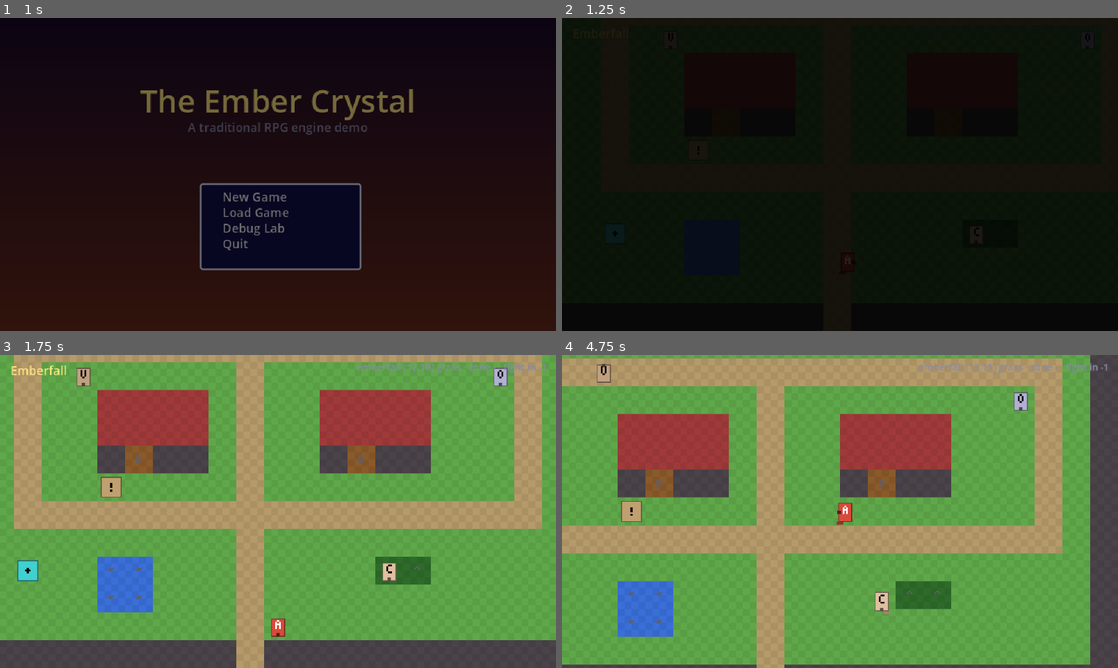
Above: before the commit, frames 1-4 (two rows, left to right).
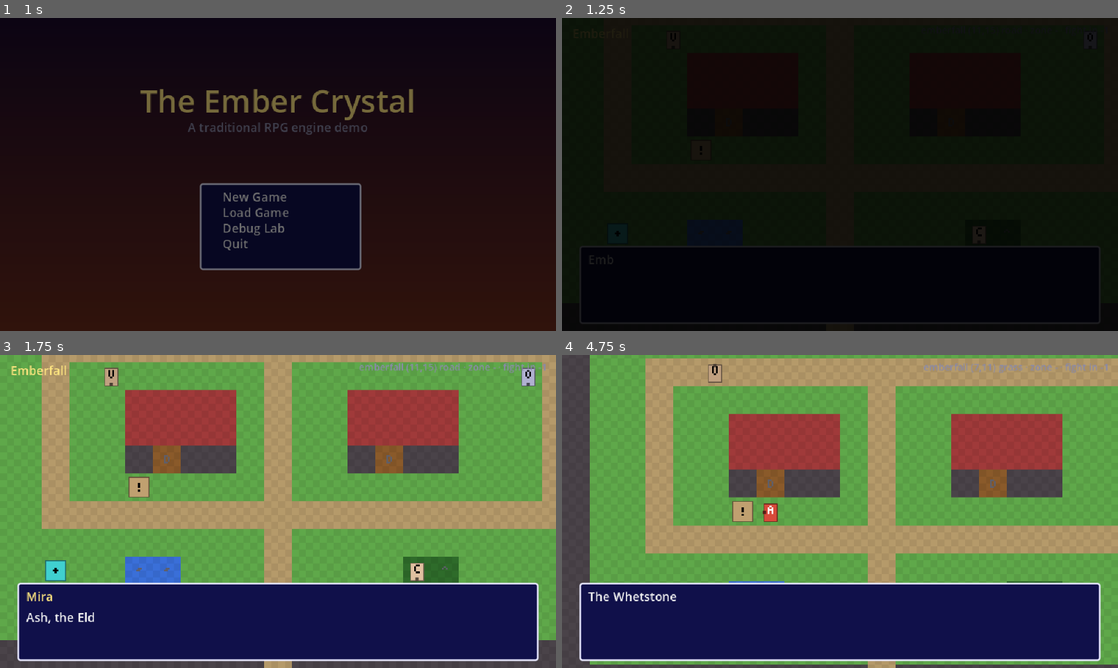
Above: after the commit, the same moments.

Repository: aschepis/the-ember-crystal
Game: Godot game, scene res://scenes/Boot.tscn
The game is run twice, just before and just after one commit, with the same random seed, the same clock (stepped at 60 frames per second) and the same inputs.
Inputs (mouse positions are in pixels of both pictures, inside the frame that each line leads up to):
- Up to frame 1 (1 s): tap Enter (ui_accept) at 0.5, 0.77, 0.8 s; move the mouse to (400, 158) at 0.52 s; hold Right (ui_right) from 0.53 s (still down); hold Shift (run) from 0.53 s (still down); click (400, 158) at 0.67 s
- Up to frame 2 (1.25 s): keep holding Right (ui_right); keep holding Shift (run); tap Enter (ui_accept) at 1.07 s
- Up to frame 3 (1.75 s): move the mouse to (166, 527) at 1.27 s; release Right (ui_right) at 1.28 s; release Shift (run) at 1.28 s; hold Down (ui_down) from 1.28 s (still down); tap Enter (ui_accept) at 1.35, 1.52 s; tap Shift (run) at 1.55 s
- Up to frame 4 (4.75 s): tap Enter (ui_accept) at 1.82, 2.3, 3.02, 3.32, 4.52 s; move the mouse to (895, 442) at 2.02 s; release Down (ui_down) at 2.03 s; hold Right (ui_right) 2.03-2.78 s; hold Shift (run) 2.03-2.78 s; move the mouse to (812, 574) at 2.77 s; hold Up (ui_up) 2.78-3.53 s; tap Keypad Enter at 2.85 s; click (812, 574) at 2.92 s; tap Shift (run) at 3.05, 4.55 s; move the mouse to (1006, 558) at 3.52 s; hold Enter (ui_accept) 3.53-4.28 s; hold Left (ui_left) from 3.53 s (still down); tap Space at 3.6 s; tap Escape (ui_cancel) at 4.15 s; move the mouse to (673, 464) at 4.27 s; tap Z at 4.35 s

Frame 1 is identical in both runs. In frame 2, 0.2% of the frame differs, in the area x 9-96%, y 4-81%; in frame 3, 49%; in frame 4, 63%, in the area x 0-100%, y 0-100%.

Commit message:
Fix defeat race, new-game intro, dead enemy fade; second screenshot tour
- start_battle triggers game over before fading back in and FieldScene no
  longer duplicates the check, so a load started right after a defeat sticks
- New Game intro runs via GameState.pending_event (the title scene is freed by
  replace_all before its coroutine could resume)
- Target picking no longer un-fades defeated enemies
- UITheme.fullscreen sizes scene roots without the anchor warning
- tests/screenshot_tour2.gd: title->new game, walking through a warp, chests,
  save points, a battle fought to victory, defeat -> game over -> load

Co-Authored-By: Claude Fable 5.1 <noreply@anthropic.com>

Diff:
--- a/data/config.json
+++ b/data/config.json
@@ -7,7 +7,8 @@
     "map": "emberfall",
     "x": 11,
     "y": 15,
-    "facing": "up"
+    "facing": "up",
+    "intro": "intro"
   },
   "debug_party": {
     "party": ["ash", "mira", "dorn", "vex"],
--- a/src/autoload/EventRunner.gd
+++ b/src/autoload/EventRunner.gd
@@ -224,9 +224,10 @@
 	var result: String = await scene.finished
 	await SceneStack.fade_out(0.2)
 	SceneStack.pop(result)
-	await SceneStack.fade_in(0.2)
+	# Game over must replace the stack before the fade so nothing can be pushed on a doomed scene.
 	if result == "defeat":
 		game_over()
+	await SceneStack.fade_in(0.2)
 	return result
 
 func open_shop(shop_id: String) -> void:
--- a/src/autoload/GameState.gd
+++ b/src/autoload/GameState.gd
@@ -19,6 +19,7 @@
 var rng := RandomNumberGenerator.new()
 var save_slot: int = 0            # last slot used, for "Save" shortcuts
 var started: bool = false
+var pending_event: String = ""    # dialog to run when the next FieldScene loads (new game intro)
 
 func _ready() -> void:
 	rng.randomize()
@@ -44,6 +45,7 @@
 	facing = ng.get("facing", "down")
 	steps = 0
 	play_time = 0.0
+	pending_event = ng.get("intro", "")
 	started = true
 	party_changed.emit()
 	gold_changed.emit(gold)
@@ -52,6 +54,7 @@
 func debug_party(level: int = 8) -> void:
 	new_game()
 	var dbg: Dictionary = Database.cfg("debug_party", {})
+	pending_event = ""
 	if dbg.has("party"):
 		party.clear()
 		for cid in dbg["party"]:
--- a/src/battle/BattleScene.gd
+++ b/src/battle/BattleScene.gd
@@ -356,8 +356,8 @@
 			var t = await _target_done
 			_picking = false
 			_cursor.visible = false
-			for n in _enemy_nodes.values():
-				n.modulate = Color.WHITE
+			for e in _enemy_nodes:
+				_enemy_nodes[e].modulate = Color.WHITE if e.is_alive() else Color(1, 1, 1, 0)
 			return t
 	return true
 
--- a/src/field/FieldScene.gd
+++ b/src/field/FieldScene.gd
@@ -62,6 +62,10 @@
 	EventRunner.event_finished.connect(_refresh_entity_visibility)
 	GameState.party_changed.connect(func(): if player: player.refresh_leader())
 	load_map(GameState.map_id, GameState.map_x, GameState.map_y, GameState.facing)
+	if GameState.pending_event != "":
+		var ev := GameState.pending_event
+		GameState.pending_event = ""
+		_run_event(ev)
 
 func is_busy() -> bool:
 	return _busy or EventRunner.running or _menu_open or SceneStack.top() != self
@@ -360,5 +364,3 @@
 
 func _on_resume(_result) -> void:
 	_menu_open = false
-	if GameState.is_party_wiped():
-		EventRunner.game_over()
--- a/src/ui/TitleScene.gd
+++ b/src/ui/TitleScene.gd
@@ -48,11 +48,9 @@
 			0:
 				GameState.new_game()
 				await SceneStack.fade_out(0.4)
-				var field = load("res://src/field/FieldScene.gd").new()
-				SceneStack.replace_all(field)
-				await SceneStack.fade_in(0.4)
-				if Database.dialogs.has("intro"):
-					field.call("_run_event", "intro")
+				SceneStack.fade_in(0.4)
+				# replace_all frees this scene, so it must be the last thing we do.
+				SceneStack.replace_all(load("res://src/field/FieldScene.gd").new())
 				return
 			1:
 				var sm = load("res://src/ui/SaveMenu.gd").new()
--- a/src/ui/UITheme.gd
+++ b/src/ui/UITheme.gd
@@ -62,7 +62,7 @@
 
 ## Sizes a scene-root Control to the viewport. Anchors alone give size 0 under a CanvasLayer.
 static func fullscreen(c: Control) -> void:
-	c.set_anchors_preset(Control.PRESET_FULL_RECT)
+	c.position = Vector2.ZERO
 	c.size = c.get_viewport().get_visible_rect().size if c.is_inside_tree() else Vector2(640, 360)
 
 static func make_window(min_size: Vector2 = Vector2.ZERO) -> PanelContainer:
--- /dev/null
+++ b/tests/screenshot_tour2.gd
@@ -0,0 +1,159 @@
+extends SceneTree
+## Second windowed tour: title -> new game, warps by walking, chests, save points,
+## a battle fought to victory with rewards, and a defeat -> game over.
+## godot --path . --script res://tests/screenshot_tour2.gd -- --out=DIR
+
+var out_dir := "user://screenshots"
+var gs
+var stack
+
+func _init() -> void:
+	for arg in OS.get_cmdline_user_args():
+		if arg.begins_with("--out="):
+			out_dir = arg.substr(6)
+	DirAccess.make_dir_recursive_absolute(out_dir)
+	Engine.max_fps = 60
+	DisplayServer.window_set_flag(DisplayServer.WINDOW_FLAG_ALWAYS_ON_TOP, true)
+	DisplayServer.window_move_to_foreground()
+	await process_frame
+	gs = root.get_node("GameState")
+	stack = root.get_node("SceneStack")
+	root.theme = UITheme.theme()
+	RenderingServer.set_default_clear_color(Color("0a0a1a"))
+	await _tour()
+	quit(0)
+
+func _shot(name: String) -> void:
+	await process_frame
+	var drawn := [false]
+	RenderingServer.frame_post_draw.connect(func(): drawn[0] = true, CONNECT_ONE_SHOT)
+	for i in 60:
+		await process_frame
+		if drawn[0]:
+			break
+	root.get_viewport().get_texture().get_image().save_png(out_dir.path_join(name + ".png"))
+	printerr("shot ", name)
+
+func _press(action: String, frames: int = 2) -> void:
+	var ev := InputEventAction.new()
+	ev.action = action
+	ev.pressed = true
+	Input.parse_input_event(ev)
+	for i in frames:
+		await process_frame
+	var up := InputEventAction.new()
+	up.action = action
+	up.pressed = false
+	Input.parse_input_event(up)
+	for i in frames:
+		await process_frame
+
+func _hold(action: String, frames: int) -> void:
+	Input.action_press(action)
+	for i in frames:
+		await process_frame
+	Input.action_release(action)
+	await process_frame
+
+func _wait(frames: int) -> void:
+	for i in frames:
+		await process_frame
+
+func _until(cond: Callable, max_frames: int = 600) -> bool:
+	for i in max_frames:
+		if cond.call():
+			return true
+		await process_frame
+	printerr("timeout waiting")
+	return false
+
+func _top_is(script_suffix: String) -> bool:
+	var t = stack.top()
+	return t != null and t.get_script() != null and t.get_script().resource_path.ends_with(script_suffix)
+
+## Presses through a battle choosing Attack on the first target until it ends.
+func _auto_battle(b) -> void:
+	for round in 40:
+		var ok: bool = await _until(func(): return b._done or b._command.active, 900)
+		if not ok or b._done:
+			return
+		await _press("ui_accept")
+		await _until(func(): return b._picking or b._done or b._command.active, 120)
+		if b._picking:
+			await _press("ui_accept")
+
+func _tour() -> void:
+	# Title -> New Game -> intro dialog
+	stack.replace_all(load("res://src/ui/TitleScene.gd").new())
+	await _wait(5)
+	await _press("ui_accept")
+	await _until(func(): return _top_is("FieldScene.gd"))
+	await _wait(90)
+	await _shot("30_new_game_intro")
+	for i in 3:
+		await _press("ui_accept")
+		await _press("ui_accept")
+		await _wait(30)
+	# Walk south out of town through the warp tile
+	var field = stack.top()
+	await _hold("ui_down", 60)
+	await _until(func(): return gs.map_id == "overworld", 300)
+	await _wait(20)
+	await _shot("31_warped_to_overworld")
+	printerr("map after warp: ", gs.map_id, " ", gs.map_x, ",", gs.map_y)
+	# Arena: open a chest, use the save point
+	gs.set_location("debug_arena", 2, 9, "down")
+	stack.replace_all(load("res://src/field/FieldScene.gd").new())
+	await _wait(5)
+	await _press("ui_accept")  # chest below
+	await _wait(40)
+	await _shot("32_chest_opened")
+	await _press("ui_accept")
+	await _press("ui_accept")
+	await _wait(10)
+	printerr("potions after chest: ", gs.inventory.count("potion"), " flag=", gs.flag("chest:debug_arena:2:10"))
+	gs.set_location("debug_arena", 18, 2, "up")
+	stack.replace_all(load("res://src/field/FieldScene.gd").new())
+	await _wait(5)
+	await _press("ui_accept")  # save point above
+	await _until(func(): return _top_is("SaveMenu.gd") and stack.top()._slots.active)
+	await _wait(5)
+	await _shot("33_save_point_menu")
+	await _press("ui_accept")  # slot 1
+	await _wait(10)
+	if _top_is("SaveMenu.gd") and stack.top()._msg.text == "":
+		await _press("ui_accept")  # overwrite confirm if a save already exists
+		await _wait(10)
+	await _shot("34_saved")
+	printerr("slot1 exists: ", root.get_node("SaveSystem").exists(1))
+	await _press("ui_cancel")
+	await _until(func(): return _top_is("FieldScene.gd"))
+	# Battle to victory with the fresh party
+	var b = load("res://src/battle/BattleScene.gd").new()
+	b.setup("slimes")
+	stack.push(b)
+	await _auto_battle(b)
+	await _until(func(): return b._message.text.begins_with("Gained"), 600)
+	await _shot("35_battle_victory")
+	printerr("ash xp after fight: ", gs.party[0].xp, " level ", gs.party[0].level)
+	stack.pop()
+	await _wait(5)
+	# Defeat -> game over, through EventRunner.start_battle like the field does
+	for a in gs.party:
+		a.hp = 1
+	var er = root.get_node("EventRunner")
+	er.start_battle("boss_wyrm")
+	await _until(func(): return _top_is("BattleScene.gd"), 300)
+	var boss = stack.top()
+	await _auto_battle(boss)
+	await _until(func(): return _top_is("GameOverScene.gd"), 900)
+	await _wait(5)
+	await _shot("36_game_over_after_defeat")
+	# Load the save from game over
+	await _press("ui_accept")
+	await _until(func(): return _top_is("SaveMenu.gd") and stack.top()._slots.active)
+	await _press("ui_accept")
+	await _until(func(): return _top_is("FieldScene.gd"), 300)
+	await _wait(10)
+	await _shot("37_loaded_from_game_over")
+	printerr("after load: map=", gs.map_id, " hp=", gs.party[0].hp)
Not shown, added: tests/screenshot_tour2.gd.uid
